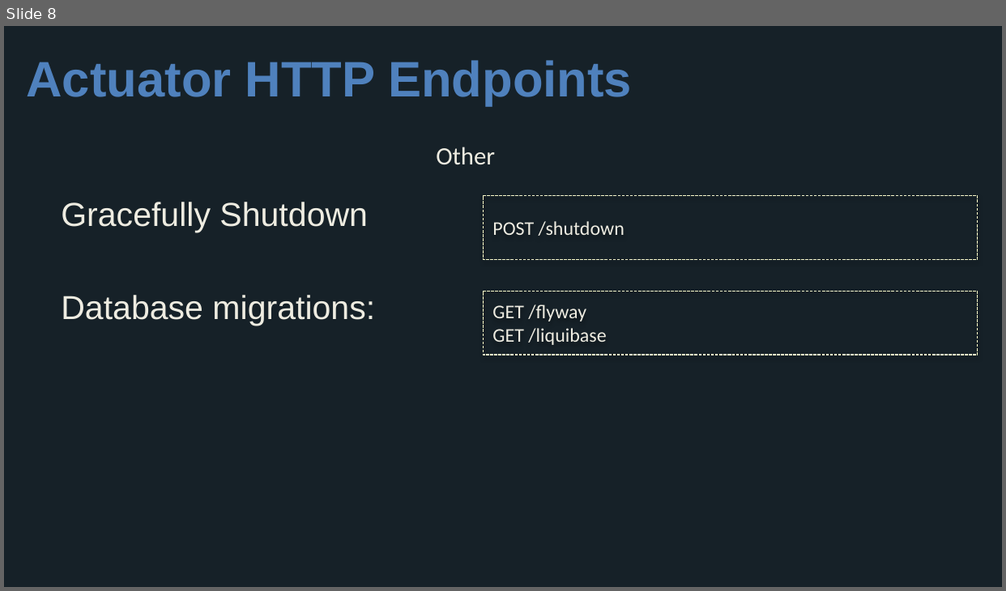
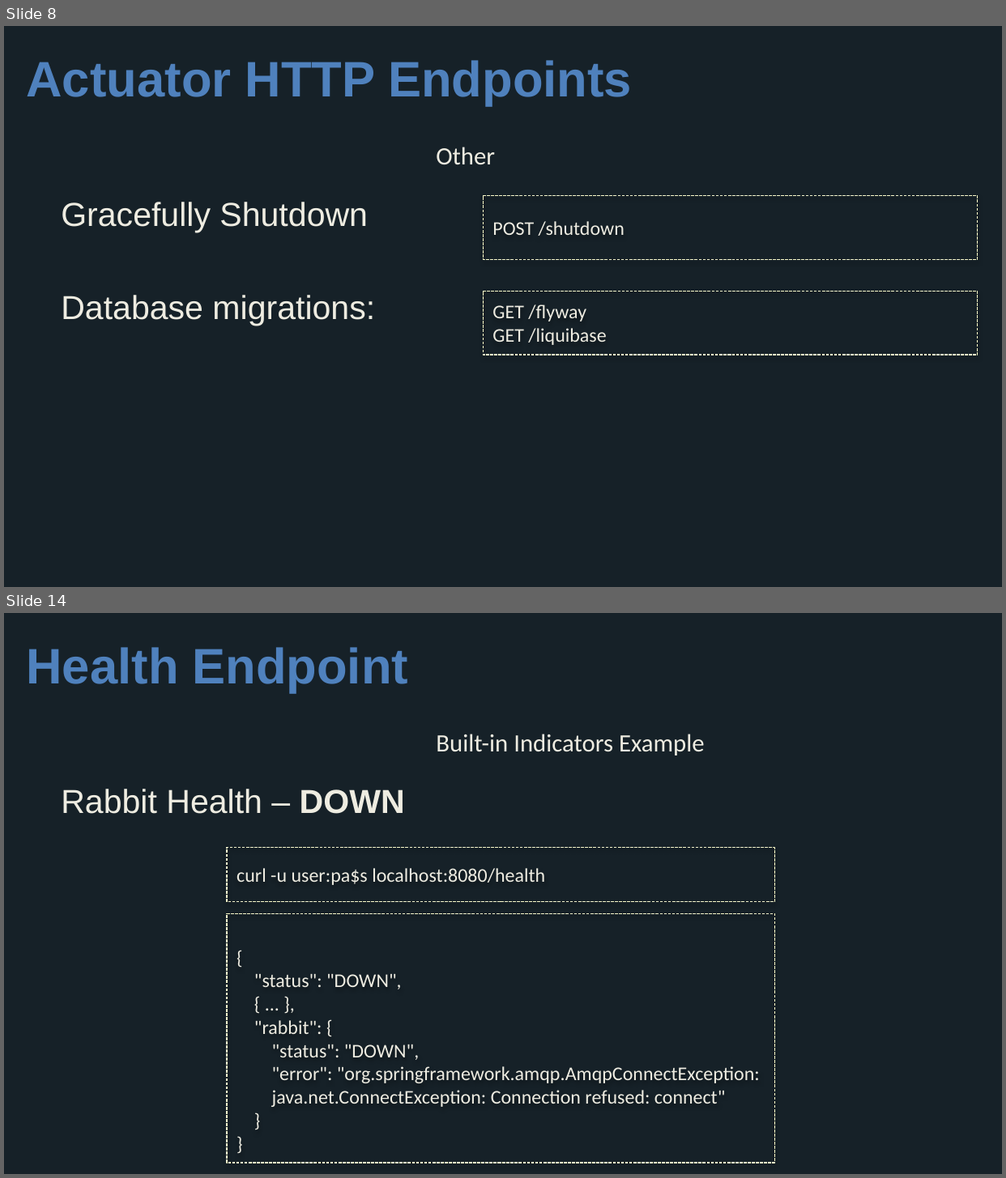
Before and after one commit to wxlund/CN-Workshop-Boeing, a slide deck: presentations/Session_4_Advanced_Boot.pptx. Shown one above the other, each under a label of ours: slide 8 before the commit, slides 8 and 14 after it; the slides between them are not shown. The pictures are 1006x591 and 1006x1178 pixels, drawn with LibreOffice and Linux fonts; fonts in the diff are those of the drawing; background and template pictures are left out. Boxes give left, top, right and bottom in pixels: in the first picture for what was removed or moved away, otherwise in the second. Text is boxed around its words. In the diff, an @@ line names an element or a change of style, - is before the commit and + after.

```diff
--- a/presentations/Session_4_Advanced_Boot.pptx
+++ b/presentations/Session_4_Advanced_Boot.pptx
@@ slide 14 added at bbox=[4, 613, 1002, 1174], background #162128 @@
@@ title added at bbox=[26, 647, 408, 693], 36 pt, text #4F81BD, bold @@
+Health Endpoint
@@ text added at bbox=[436, 734, 705, 756], 18 pt, text #EEECE1 @@
+Built-in Indicators Example
@@ text added at bbox=[61, 789, 405, 814], 24 pt, text #EEECE1 @@
+Rabbit Health – DOWN
@@ rectangle added at bbox=[227, 848, 774, 901], outline #FFFFCC 0.75 pt dashed, 14 pt, text #EEECE1 @@
+curl -u user:pa$s localhost:8080/health
@@ rectangle added at bbox=[227, 914, 774, 1163], outline #FFFFCC 0.75 pt dashed, 14 pt, text #EEECE1 @@
+{
+"status": "DOWN",
+{ ... },
+"rabbit": {
+"status": "DOWN",
+"error": "org.springframework.amqp.AmqpConnectException:
+java.net.ConnectException: Connection refused: connect"
+}
+}
```
Also in this commit, not shown: 19 other slides added.
